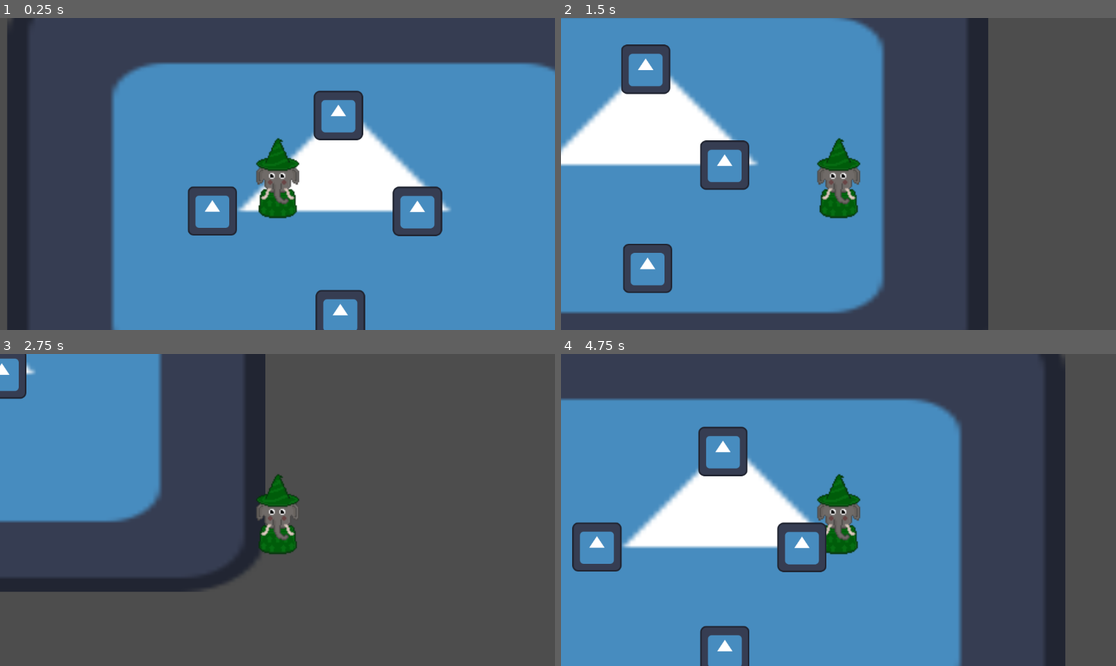
Above: before the commit, frames 1-4 (two rows, left to right).
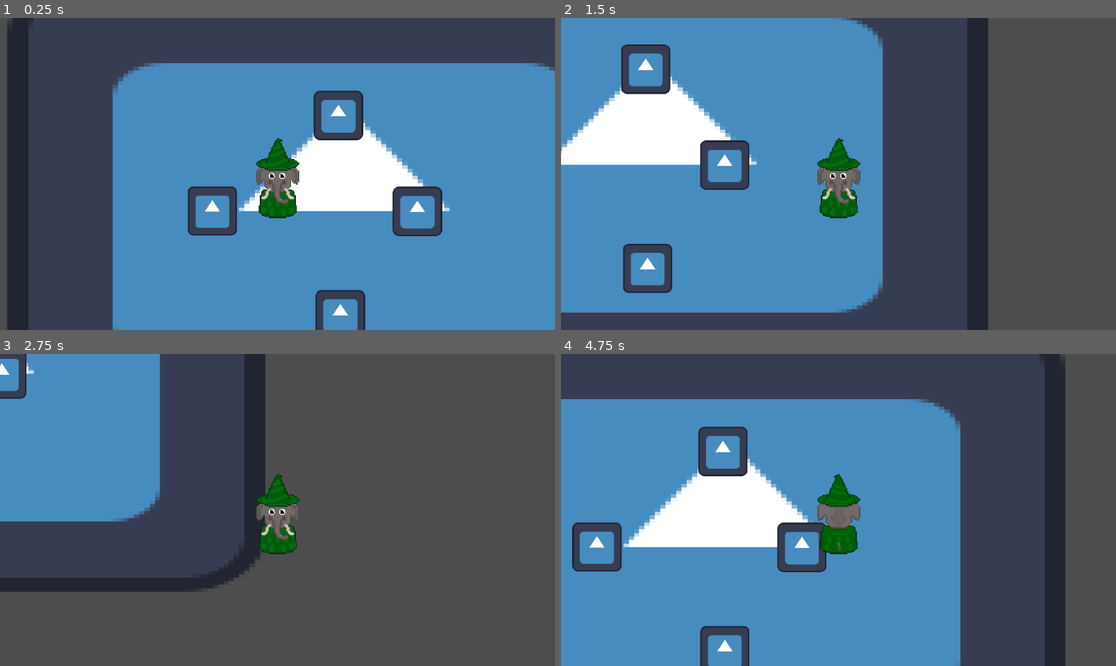
Above: after the commit, the same moments.

Repository: matteoJeulin/gameJam2023
Game: Godot game, scene res://Scenes/main.tscn
The game is run twice, just before and just after one commit, with the same random seed, the same clock (stepped at 60 frames per second) and the same inputs. Before the commit the project has no main scene; this scene is started directly in both runs. The engine's default icon, where the game draws it, is replaced by a stand-in: a white triangle on a blue panel in a dark square.
Inputs:
- Up to frame 1 (0.25 s): no input
- Up to frame 2 (1.5 s): tap Enter at 0.5 s; hold Right (ui_right) 0.53-1.28 s; hold Down (ui_down) from 1.28 s (still down)
- Up to frame 3 (2.75 s): release Down (ui_down) at 2.03 s; hold Right (ui_right) from 2.03 s (still down)
- Up to frame 4 (4.75 s): release Right (ui_right) at 2.78 s; hold Up (ui_up) 2.78-3.53 s; hold Left (ui_left) from 3.53 s (still down)

The runs differ from the first frame. In frame 1, 1.6% of the frame differs, in the area x 20-100%, y 14-100%; in frame 2, 1.5%; in frame 3, 0.5%; in frame 4, 1.9%, in the area x 0-73%, y 14-100%.

Commit message:
Ajout d'une animation, et organisation des dossiers

Diff:
--- a/Scenes/arrow_down.tscn
+++ b/Scenes/Arrows/arrow_down.tscn
@@ -1,13 +1,13 @@
 [gd_scene load_steps=4 format=3 uid="uid://0cfrr54k8kym"]
 
-[ext_resource type="Script" path="res://Scripts/Character/Arrow_Down.gd" id="1_o3vdi"]
+[ext_resource type="Script" path="res://Scripts/Arrows/Arrow_Down.gd" id="1_6kgln"]
 [ext_resource type="Texture2D" uid="uid://mmo7cjno2myn" path="res://icon.svg" id="2_eb10y"]
 
 [sub_resource type="RectangleShape2D" id="RectangleShape2D_0i3m7"]
 size = Vector2(18, 18)
 
 [node name="Arrow_Down" type="Area2D"]
-script = ExtResource("1_o3vdi")
+script = ExtResource("1_6kgln")
 
 [node name="Sprite2D" type="Sprite2D" parent="."]
 texture = ExtResource("2_eb10y")
--- a/Scenes/arrow_right.tscn
+++ b/Scenes/Arrows/arrow_left.tscn
@@ -1,16 +1,16 @@
-[gd_scene load_steps=4 format=3 uid="uid://dg7chnxeq1mtr"]
+[gd_scene load_steps=4 format=3 uid="uid://imwc1y5t36yw"]
 
-[ext_resource type="Script" path="res://Scripts/Character/Arrow_Right.gd" id="1_pg6bj"]
-[ext_resource type="Texture2D" uid="uid://mmo7cjno2myn" path="res://icon.svg" id="2_5srnp"]
+[ext_resource type="Script" path="res://Scripts/Arrows/Arrow_Left.gd" id="1_n1jy3"]
+[ext_resource type="Texture2D" uid="uid://mmo7cjno2myn" path="res://icon.svg" id="2_73wuq"]
 
 [sub_resource type="RectangleShape2D" id="RectangleShape2D_0i3m7"]
 size = Vector2(18, 18)
 
-[node name="Arrow_Right" type="Area2D"]
-script = ExtResource("1_pg6bj")
+[node name="Arrow_Left" type="Area2D"]
+script = ExtResource("1_n1jy3")
 
 [node name="Sprite2D" type="Sprite2D" parent="."]
-texture = ExtResource("2_5srnp")
+texture = ExtResource("2_73wuq")
 
 [node name="CollisionShape2D" type="CollisionShape2D" parent="."]
 shape = SubResource("RectangleShape2D_0i3m7")
--- a/Scenes/arrow_left.tscn
+++ b/Scenes/Arrows/arrow_right.tscn
@@ -1,16 +1,16 @@
-[gd_scene load_steps=4 format=3 uid="uid://imwc1y5t36yw"]
+[gd_scene load_steps=4 format=3 uid="uid://dg7chnxeq1mtr"]
 
-[ext_resource type="Script" path="res://Scripts/Character/Arrow_Left.gd" id="1_mvka6"]
-[ext_resource type="Texture2D" uid="uid://mmo7cjno2myn" path="res://icon.svg" id="2_73wuq"]
+[ext_resource type="Script" path="res://Scripts/Arrows/Arrow_Right.gd" id="1_iya8h"]
+[ext_resource type="Texture2D" uid="uid://mmo7cjno2myn" path="res://icon.svg" id="2_5srnp"]
 
 [sub_resource type="RectangleShape2D" id="RectangleShape2D_0i3m7"]
 size = Vector2(18, 18)
 
-[node name="Arrow_Left" type="Area2D"]
-script = ExtResource("1_mvka6")
+[node name="Arrow_Right" type="Area2D"]
+script = ExtResource("1_iya8h")
 
 [node name="Sprite2D" type="Sprite2D" parent="."]
-texture = ExtResource("2_73wuq")
+texture = ExtResource("2_5srnp")
 
 [node name="CollisionShape2D" type="CollisionShape2D" parent="."]
 shape = SubResource("RectangleShape2D_0i3m7")
--- a/Scenes/arrow_up.tscn
+++ b/Scenes/Arrows/arrow_up.tscn
@@ -1,13 +1,13 @@
 [gd_scene load_steps=4 format=3 uid="uid://b2npn1ggrgtyd"]
 
+[ext_resource type="Script" path="res://Scripts/Arrows/Arrow_Up.gd" id="1_6mwuf"]
 [ext_resource type="Texture2D" uid="uid://mmo7cjno2myn" path="res://icon.svg" id="1_a5wsp"]
-[ext_resource type="Script" path="res://Scripts/Character/arrow_up.gd" id="1_v86lk"]
 
 [sub_resource type="RectangleShape2D" id="RectangleShape2D_0i3m7"]
 size = Vector2(18, 18)
 
 [node name="Arrow_Up" type="Area2D"]
-script = ExtResource("1_v86lk")
+script = ExtResource("1_6mwuf")
 
 [node name="Sprite2D" type="Sprite2D" parent="."]
 texture = ExtResource("1_a5wsp")
--- a/Scenes/Characters/player.tscn
+++ b/Scenes/Characters/player.tscn
@@ -9,7 +9,7 @@
 [node name="Player" type="CharacterBody2D"]
 script = ExtResource("1_fy2mp")
 
-[node name="Sprite2D" type="Sprite2D" parent="."]
+[node name="Sprite" type="Sprite2D" parent="."]
 position = Vector2(-1, 11)
 scale = Vector2(3, 3)
 texture = ExtResource("2_ep43r")
--- a/Scenes/main.tscn
+++ b/Scenes/main.tscn
@@ -28,7 +28,9 @@
 position = Vector2(446, 729)
 
 [node name="Arrow_Left" parent="." instance=ExtResource("5_q8lcd")]
+z_index = -1
 position = Vector2(114, 460)
 
 [node name="Arrow_Right" parent="." instance=ExtResource("6_27o5n")]
+z_index = -1
 position = Vector2(646, 461)
--- a/Scripts/Character/player.gd
+++ b/Scripts/Character/player.gd
@@ -1,8 +1,13 @@
 extends CharacterBody2D
+
+
+var down = load("res://assets/Sprites/player_down.png")
+var up = load("res://assets/Sprites/player_up.png")
 
 # Called every frame. 'delta' is the elapsed time since the previous frame.
 func _physics_process(delta):
 	player_movement(delta)
+
 
 
 func player_movement(delta) :
@@ -12,26 +17,14 @@
 	if Input.is_action_pressed("ui_left") :
 		global_position.x -= 10
 	if Input.is_action_pressed("ui_up") :
+		$Sprite.texture=up
 		global_position.y -= 10
 	if Input.is_action_pressed("ui_down") :
+		$Sprite.texture=down
 		global_position.y += 10
 
 	if velocity.length() > 50000 * delta :
 		velocity -= velocity.normalized() * 50000 * delta
 	else :
 		velocity = Vector2.ZERO
-
 	move_and_slide()
-
-func _on_body_entered(body):
-	if body.name == "Arrow_Up" :
-		return "up"
-
-	if body.name == "Arrow_Down" :
-		return "down"
-
-	if body.name == "Arrow_Left":
-		return "left"
-
-	if body.name == "Arrow_Right" :
-		return "right"
--- a/project.godot
+++ b/project.godot
@@ -11,5 +11,11 @@
 [application]
 
 config/name="Fleches"
+run/main_scene="res://Scenes/main.tscn"
 config/features=PackedStringArray("4.1", "Forward Plus")
 config/icon="res://icon.svg"
+
+[rendering]
+
+textures/canvas_textures/default_texture_filter=0
+renderer/rendering_method="gl_compatibility"
Renamed: Scripts/Character/Arrow_Down.gd -> Scripts/Arrows/Arrow_Down.gd
Renamed: Scripts/Character/Arrow_Left.gd -> Scripts/Arrows/Arrow_Left.gd
Renamed: Scripts/Character/Arrow_Right.gd -> Scripts/Arrows/Arrow_Right.gd
Renamed: Scripts/Character/arrow_up.gd -> Scripts/Arrows/Arrow_Up.gd
Not shown, added: assets/sprites/player_down.png.import
Not shown, added: assets/sprites/player_up.png.import
